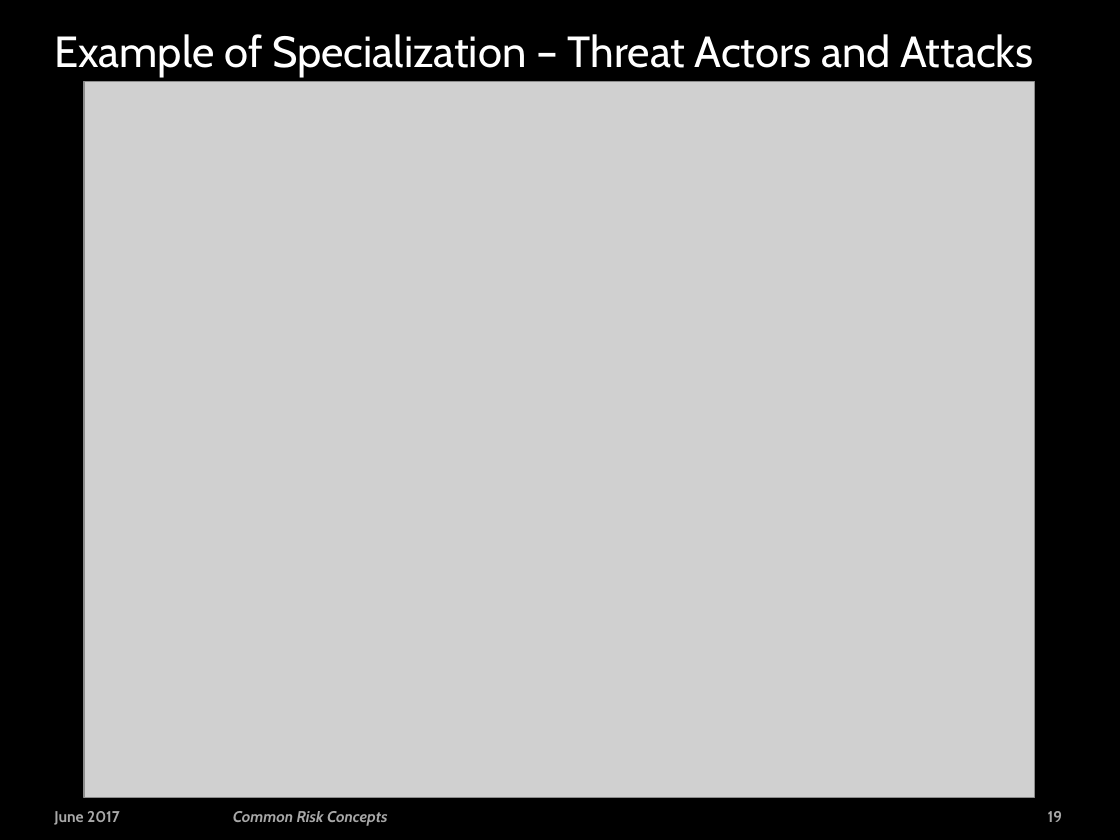
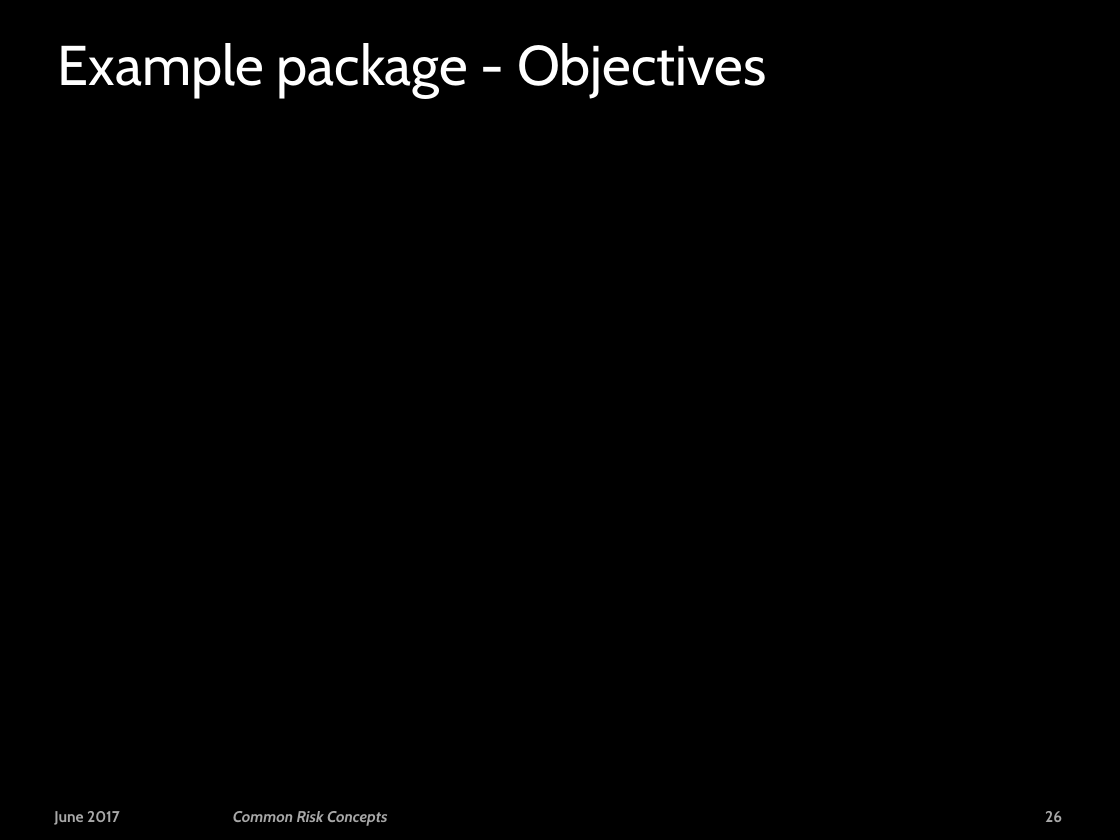
Before and after one commit to ModelDriven/ThreatRisk, a slide deck: slide 26 of Presentations/Risky Business.pptx (slide 19 before the commit). Drawn at 1120x840 pixels with LibreOffice and Linux fonts; fonts in the diff are those of the drawing; grey boxes stand for pictures; background and template pictures are left out. Boxes give left, top, right and bottom in pixels: in the first picture for what was removed or moved away, otherwise in the second. Text is boxed around its words. In the diff, an @@ line names an element or a change of style, - is before the commit and + after.

```diff
--- a/Presentations/Risky Business.pptx
+++ b/Presentations/Risky Business.pptx
@@ title removed at (54,34,1033,77) @@
-Example of Specialization – Threat Actors and Attacks
@@ title added at (58,43,766,98), 36 pt, text #FFFFFF @@
+Example package - Objectives
@@ picture removed at (84,82,1035,797) @@
@@ page number at (1045,811,1062,822): text changed @@
-19
+26
```
Also in this commit, not shown: 4 other slides changed, 4 other files.
